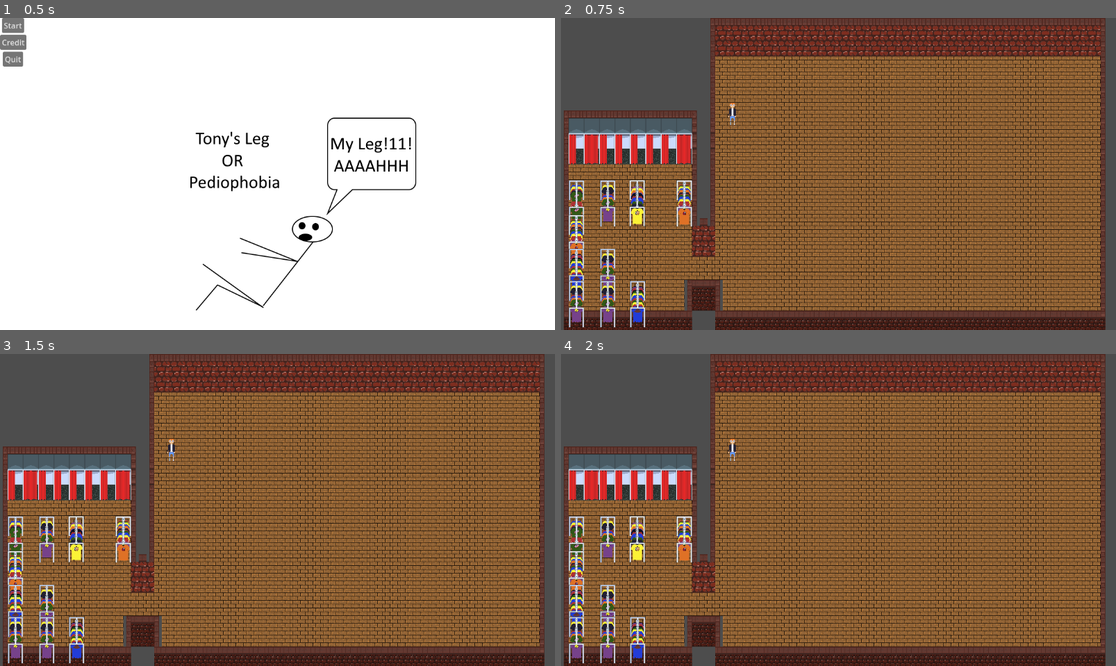
Above: before the commit, frames 1-4 (two rows, left to right).
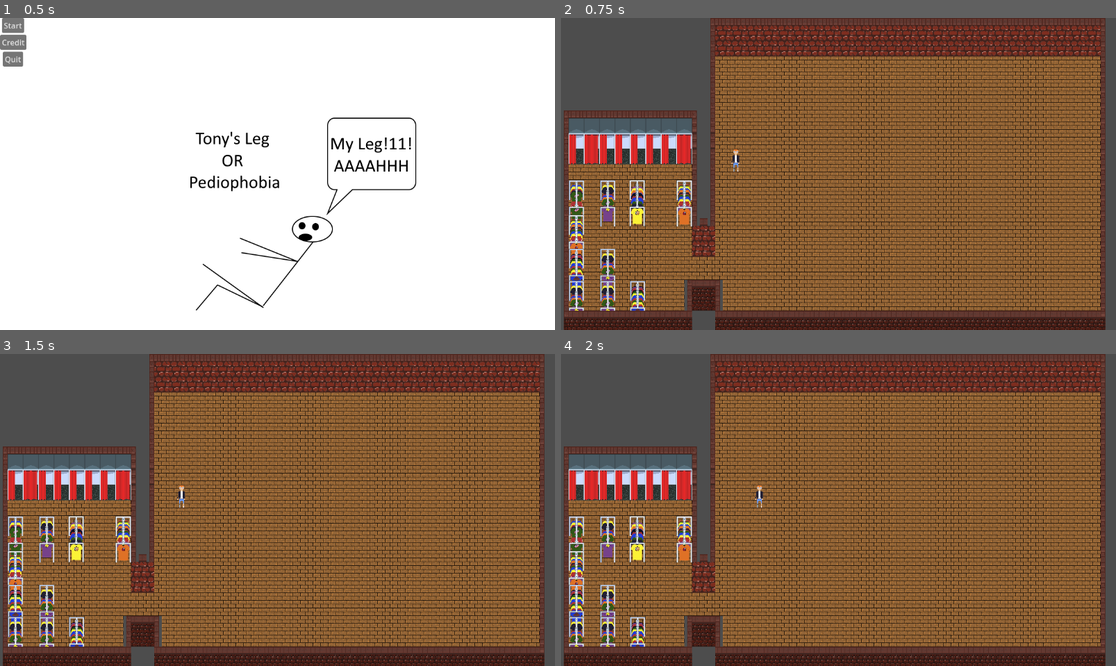
Above: after the commit, the same moments.

Repository: MisterReaper/Pediophobia
Game: Godot game, scene res://system/title_screen.tscn
Same seed, same stepped clock (60 frames per second), same inputs: the game is played once before the commit and once after it.
Inputs:
- Up to frame 1 (0.5 s): no input
- Up to frame 2 (0.75 s): click "Start" at 0.5 s
- Up to frame 3 (1.5 s): tap Enter at 1.25 s; hold Right (ui_right) from 1.28 s (still down); hold F from 1.28 s (still down)
- Up to frame 4 (2 s): keep holding Right (ui_right); keep holding F; tap Space at 1.52, 1.55, 1.82 s

Frame 1 is identical in both runs. In frame 2, 0.4% of the frame differs, in the area x 1-33%, y 27-100%; in frame 3, 0.4%; in frame 4, 0.4%.

Commit message:
Fixed Player collision

Diff:
--- a/objects/main_character.gd
+++ b/objects/main_character.gd
@@ -26,11 +26,13 @@
 	pass
 
 func handleInput():
+
 	if OS.is_debug_build() and Input.is_key_pressed(KEY_4):
 		deathBy("kill_switch")
 
 	if Input.is_key_pressed(KEY_F) || Input.is_key_pressed(KEY_SPACE):
 		contextAction()
+		print_debug("Button Pressed")
 
 	var moveDirection = Input.get_vector("ui_left", "ui_right", "ui_up","ui_down")
 	velocity = moveDirection * SPEED
@@ -40,7 +42,7 @@
 		else:
 			changeDirection("left" if moveDirection.x < 0.0 else "right")
 		#states.send_event("run")
-		#playAnimation("run_" + direction)
+		#$Sprite.playAnimation("walk_" + direction)
 	else:
 		#states.send_event("idle")
 		pass
--- a/objects/main_character.tscn
+++ b/objects/main_character.tscn
@@ -125,10 +125,12 @@
 
 [sub_resource type="CircleShape2D" id="CircleShape2D_40ura"]
 
-[sub_resource type="CapsuleShape2D" id="CapsuleShape2D_45ds5"]
-
 [sub_resource type="Texture2DRD" id="Texture2DRD_jytk2"]
 resource_name = "Prompt"
+
+[sub_resource type="CapsuleShape2D" id="CapsuleShape2D_45ds5"]
+radius = 9.0
+height = 20.0
 
 [node name="MainCharacter" type="CharacterBody2D"]
 script = ExtResource("1_k0g11")
@@ -136,17 +138,11 @@
 [node name="Sprite" type="AnimatedSprite2D" parent="."]
 sprite_frames = SubResource("SpriteFrames_mgcta")
 animation = &"walk_down"
-frame_progress = 0.599529
 
 [node name="InteractBox" type="Area2D" parent="."]
 
 [node name="InteractArea2D" type="CollisionShape2D" parent="InteractBox"]
 shape = SubResource("CircleShape2D_40ura")
-
-[node name="Collision" type="Area2D" parent="."]
-
-[node name="CollisionArea2D" type="CollisionShape2D" parent="Collision"]
-shape = SubResource("CapsuleShape2D_45ds5")
 
 [node name="KeyPrompt" type="Sprite2D" parent="."]
 texture = SubResource("Texture2DRD_jytk2")
@@ -156,5 +152,9 @@
 
 [node name="FlashLightPlayer" type="AnimationPlayer" parent="FlashLight"]
 
+[node name="CollisionArea2D" type="CollisionShape2D" parent="."]
+position = Vector2(0, 17)
+shape = SubResource("CapsuleShape2D_45ds5")
+
 [connection signal="area_entered" from="InteractBox" to="." method="_on_interact_box_area_entered"]
 [connection signal="area_exited" from="InteractBox" to="." method="_on_interact_box_area_exited"]
--- a/scenes/main.tscn
+++ b/scenes/main.tscn
@@ -34,28 +34,42 @@
 5:2/0 = 0
 5:2/0/physics_layer_0/polygon_0/points = PackedVector2Array(-8, -8, 8, -8, 8, 8, -8, 8)
 2:3/0 = 0
+2:3/0/z_index = 2
 2:3/0/physics_layer_0/polygon_0/points = PackedVector2Array(-8, -8, 8, -8, 8, 8, -8, 8)
 3:3/0 = 0
+3:3/0/z_index = 2
 3:3/0/y_sort_origin = 10
 4:3/0 = 0
+4:3/0/z_index = 2
 4:3/0/y_sort_origin = 10
 5:3/0 = 0
+5:3/0/z_index = 2
 5:3/0/physics_layer_0/polygon_0/points = PackedVector2Array(-8, -8, 8, -8, 8, 8, -8, 8)
 2:4/0 = 0
+2:4/0/z_index = 2
 2:4/0/physics_layer_0/polygon_0/points = PackedVector2Array(-8, -8, 8, -8, 8, 8, -8, 8)
 3:4/0 = 0
+3:4/0/z_index = 2
 3:4/0/y_sort_origin = 10
+3:4/0/physics_layer_0/polygon_0/points = PackedVector2Array(-8, 2.125, -8, 8, 8, 8, 8, 2.125)
 4:4/0 = 0
+4:4/0/z_index = 2
 4:4/0/y_sort_origin = 10
+4:4/0/physics_layer_0/polygon_0/points = PackedVector2Array(-8, 2.125, -8, 8, 8, 8, 8, 2.125)
 5:4/0 = 0
+5:4/0/z_index = 2
 5:4/0/physics_layer_0/polygon_0/points = PackedVector2Array(-8, -8, 8, -8, 8, 8, -8, 8)
 2:5/0 = 0
+2:5/0/z_index = 2
 2:5/0/physics_layer_0/polygon_0/points = PackedVector2Array(-8, -8, 8, -8, 8, 8, -8, 8)
 3:5/0 = 0
+3:5/0/z_index = 2
 3:5/0/physics_layer_0/polygon_0/points = PackedVector2Array(-8, -8, 8, -8, 8, 8, -8, 8)
 4:5/0 = 0
+4:5/0/z_index = 2
 4:5/0/physics_layer_0/polygon_0/points = PackedVector2Array(-8, -8, 8, -8, 8, 8, -8, 8)
 5:5/0 = 0
+5:5/0/z_index = 2
 5:5/0/physics_layer_0/polygon_0/points = PackedVector2Array(-8, -8, 8, -8, 8, 8, -8, 8)
 1:0/next_alternative_id = 2
 1:0/0 = 0
@@ -70,10 +84,6 @@
 [node name="Map" type="TileMapLayer" parent="."]
 tile_map_data = PackedByteArray("AAAAAA4AAAACAAIAAAAAAA8AAAACAAEAAAAAABAAAAACAAIAAAAAABEAAAACAAEAAAAAABIAAAACAAIAAAAAAB …(42480 unchanged characters)…
 tile_set = SubResource("TileSet_ovr8w")
-
-[node name="MainCharacter" parent="." instance=ExtResource("3_j3hyv")]
-position = Vector2(356, 200)
-script = null
 
 [node name="Cabines" type="Node" parent="."]
 
@@ -140,3 +150,6 @@
 [node name="ClothsRack10" parent="ClothRacks" instance=ExtResource("2_7ukio")]
 position = Vector2(97, 594)
 frame = 4
+
+[node name="MainCharacter" parent="." instance=ExtResource("3_j3hyv")]
+position = Vector2(363, 297)
Not shown: 1 places in objects/main_character.tscn that only renumber resources
